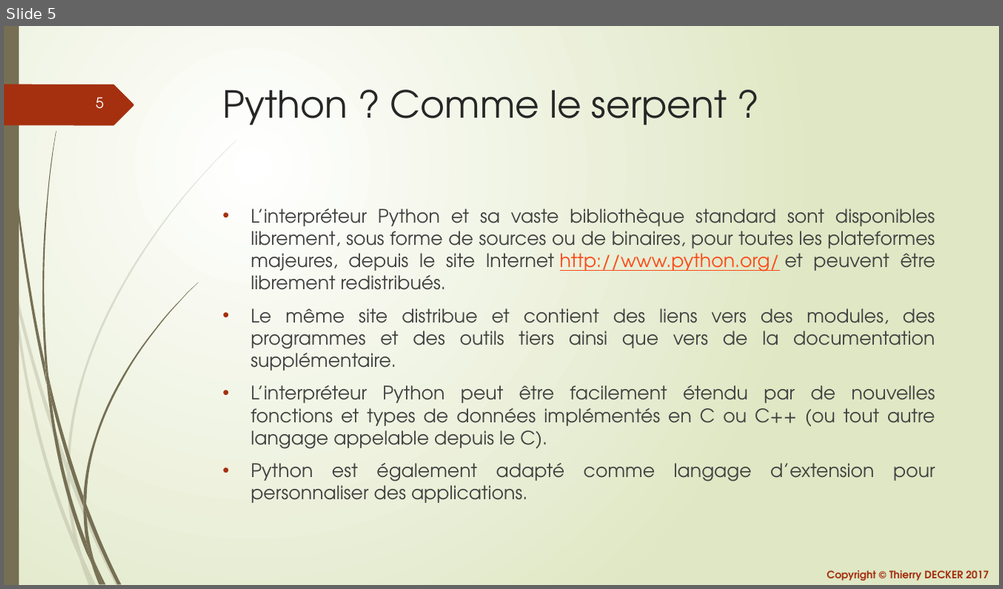
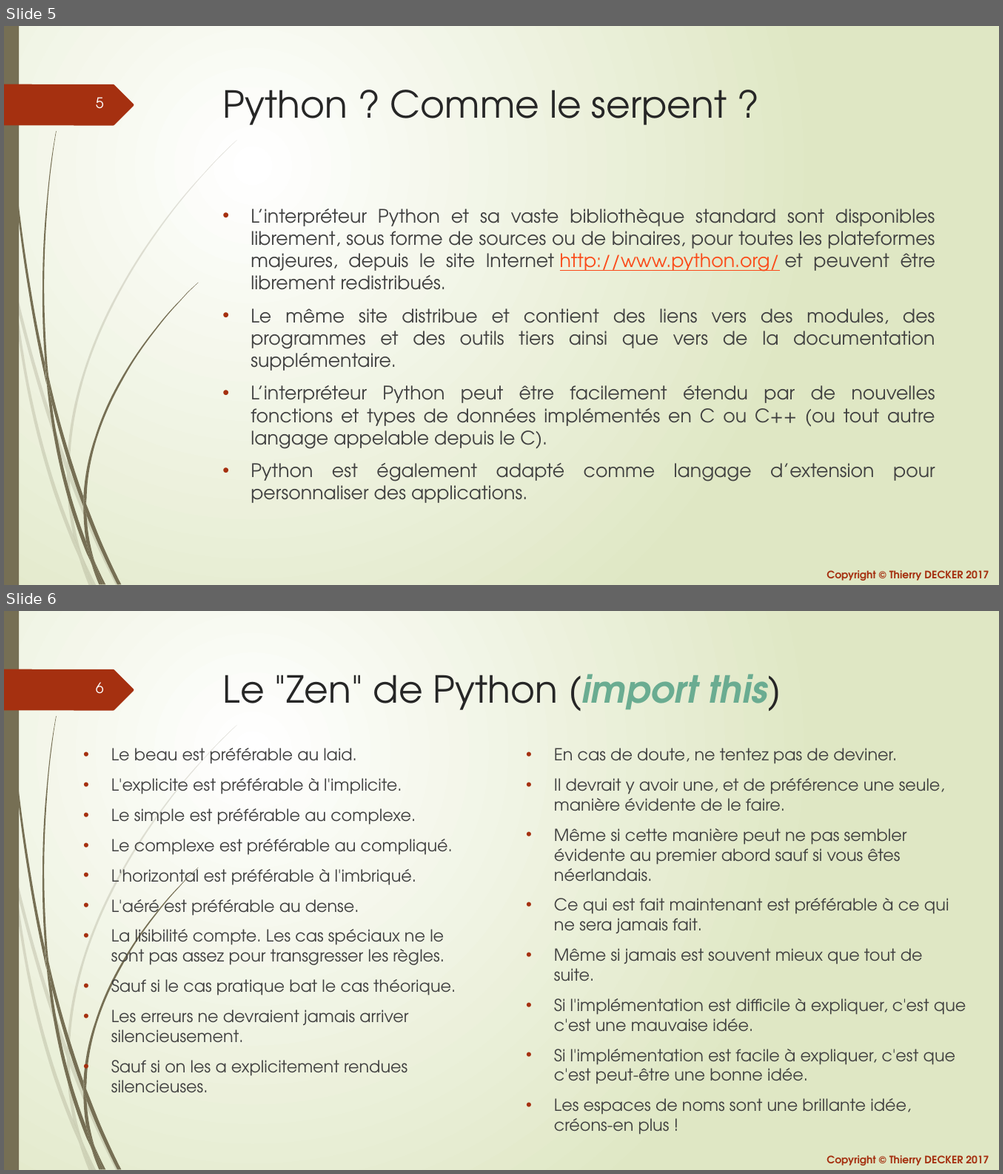
Before and after one commit to VikmanTheRacoon/learning-python, a slide deck: documentations/learning-python.pptx. Shown one above the other, each under a label of ours: slide 5 before the commit, slides 5 and 6 after it. The pictures are 1003x589 and 1003x1174 pixels, drawn with LibreOffice and Linux fonts; fonts in the diff are those of the drawing. Boxes give left, top, right and bottom in pixels: in the first picture for what was removed or moved away, otherwise in the second. Text is boxed around its words. In the diff, an @@ line names an element or a change of style, - is before the commit and + after.

Commit message:
The Zen of Python

```diff
--- a/documentations/learning-python.pptx
+++ b/documentations/learning-python.pptx
@@ slide 6 added at (4, 611, 999, 1170), background gradient #FFFFFF to #DFE8C4; not listed: 26 template elements that a slide beside it also shows @@
@@ title added at (223, 674, 781, 711), 36 pt, text #262626 @@
+Le "Zen" de Python (import this)
@@ text added at (111, 748, 455, 1093), 16 pt, text #404040 @@
+• Le beau est préférable au laid.
+• L'explicite est préférable à l'implicite.
+• Le simple est préférable au complexe.
+• Le complexe est préférable au compliqué.
+• L'horizontal est préférable à l'imbriqué.
+• L'aéré est préférable au dense.
+• La lisibilité compte. Les cas spéciaux ne le sont pas assez pour transgresser les règles.
+• Sauf si le cas pratique bat le cas théorique.
+• Les erreurs ne devraient jamais arriver silencieusement.
+• Sauf si on les a explicitement rendues silencieuses.
@@ text added at (554, 748, 966, 1135), 16 pt, text #404040 @@
+• En cas de doute, ne tentez pas de deviner.
+• Il devrait y avoir une, et de préférence une seule, manière évidente de le faire.
+• Même si cette manière peut ne pas sembler évidente au premier abord sauf si vous êtes néerlandais.
+• Ce qui est fait maintenant est préférable à ce qui ne sera jamais fait.
+• Même si jamais est souvent mieux que tout de suite.
+• Si l'implémentation est difficile à expliquer, c'est que c'est une mauvaise idée.
+• Si l'implémentation est facile à expliquer, c'est que c'est peut-être une bonne idée.
+• Les espaces de noms sont une brillante idée, créons-en plus !
```
Also in this commit, not shown: 1 other file.
